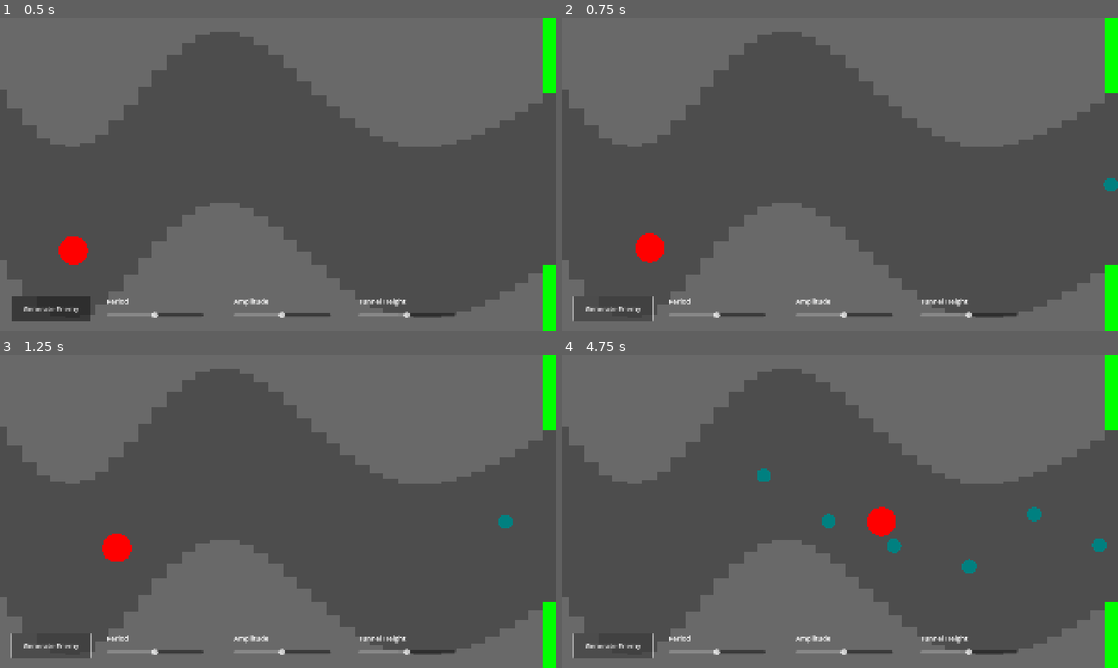
Above: before the commit, frames 1-4 (two rows, left to right).
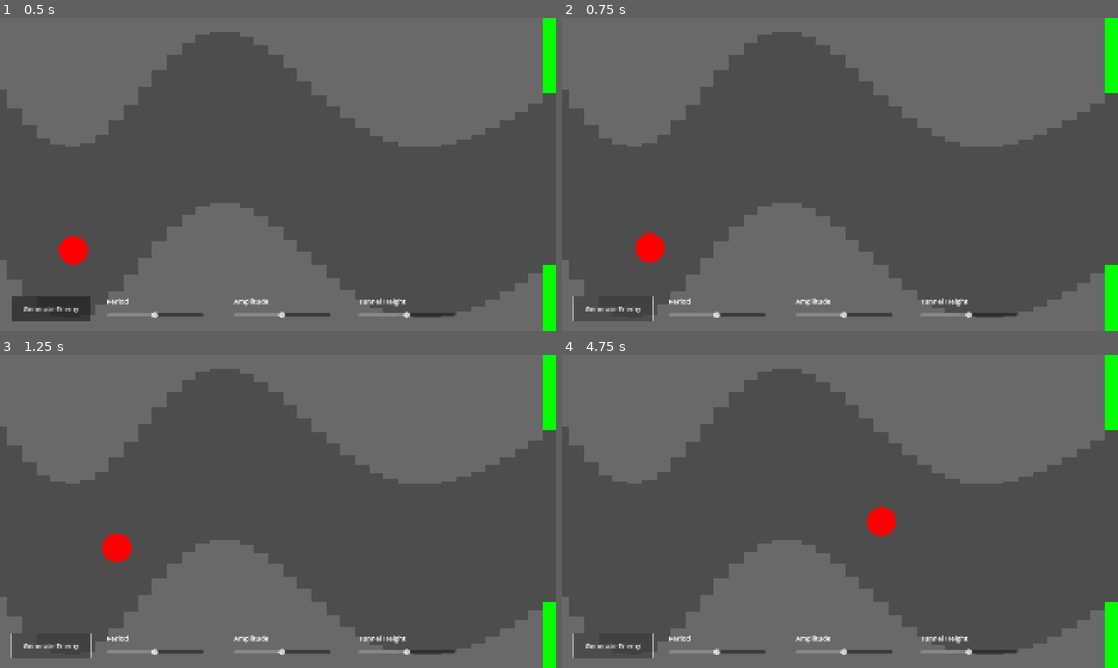
Above: after the commit, the same moments.

Repository: harrisonlee/xarnox-godot
Game: Godot game, scene res://enemy_playground.tscn
The game is run twice, just before and just after one commit, with the same random seed, the same clock (stepped at 60 frames per second) and the same inputs. This scene is started directly instead of the project's main scene.
Inputs:
- Up to frame 1 (0.5 s): no input
- Up to frame 2 (0.75 s): click "Generate Enemy" at 0.5 s
- Up to frame 3 (1.25 s): no input
- Up to frame 4 (4.75 s): click "Generate Enemy" at 1.25 s; click "Generate Enemy" at 2 s; tap Space (toggle_player_autopilot) at 2.85, 3.6, 4.35 s

Frame 1 is identical in both runs. In frame 2, less than 0.1% of the frame differs, in the area x 97-100%, y 51-56%; in frame 3, less than 0.1%; in frame 4, 0.6%, in the area x 35-98%, y 36-70%.
Error after the commit: Invalid assignment of property or key 'target_node' with value of type 'CharacterBody2D (Player)' on a base object of type 'CharacterBody2D (FlyingEnemy)'. (re…

Commit message:
Adds turret enemy.

Diff:
--- a/enemy_playground.gd
+++ b/enemy_playground.gd
@@ -123,6 +123,7 @@
 	))
 
 	var enemy = enemy_scene.instantiate()
+	enemy.target_node = player
 	enemy.install_in(self, _tunnel_openings[idx])
 
 
--- /dev/null
+++ b/turret_enemy.gd
@@ -0,0 +1,82 @@
+extends Enemy
+
+## An enemy that is stationary and fires projectiles at a target node.
+
+#-------------------------------------------------------------------------------
+# Exported Variables
+#-------------------------------------------------------------------------------
+## The firing interval. Enemy will fire at player at this interval in seconds.
+@export var firing_interval: float = 1.0
+## Whether or not to keep firing once target leaves detection area.
+@export var cease_fire_outside_detection_area: bool = true
+## The packed scene for the projectile.
+@export var projectile_scene: PackedScene = preload("res://projectile.tscn")
+## The target node to fire at.
+@export var target_node: Node2D = null
+
+
+#-------------------------------------------------------------------------------
+# Private Variables
+#-------------------------------------------------------------------------------
+var _elapsed_time_since_last_fire: float = 0.0
+var _target_detected: bool = false
+
+
+#-------------------------------------------------------------------------------
+# Lifecycle Methods
+#-------------------------------------------------------------------------------
+func _draw() -> void:
+	const dimension: float = 25.0
+	var points: Array[Vector2] = [
+		Vector2(-dimension, -dimension),
+		Vector2(dimension, 0.0),
+		Vector2(-dimension, dimension)
+	]
+
+	draw_polygon(points, [Color.WHITE_SMOKE])
+
+
+func _ready() -> void:
+	_elapsed_time_since_last_fire = firing_interval
+
+
+func _physics_process(delta: float) -> void:
+	_elapsed_time_since_last_fire += delta
+	_fire_if_possible()
+
+
+func install_in(parent_node: Node, rect: Rect2) -> void:
+	super.install_in(parent_node, rect)
+	var install_angle: float = (
+		90.0 if _resolved_install_location_y == InstallLocationY.TOP
+		else 270.0
+	)
+
+	rotation = deg_to_rad(install_angle)
+
+
+#-------------------------------------------------------------------------------
+# Signal Callbacks
+#-------------------------------------------------------------------------------
+func _on_detection_area_2d_body_entered(body: Node2D) -> void:
+	if body == target_node:
+		_target_detected = true
+
+
+func _on_detection_area_2d_body_exited(body: Node2D) -> void:
+	if cease_fire_outside_detection_area and body == target_node:
+		_target_detected = false
+
+
+#-------------------------------------------------------------------------------
+# Private Methods
+#-------------------------------------------------------------------------------
+func _fire_if_possible() -> void:
+	if _elapsed_time_since_last_fire >= firing_interval and _target_detected:
+		_elapsed_time_since_last_fire = 0.0
+		var projectile: Projectile = projectile_scene.instantiate()
+		projectile.fire(
+			global_position,
+			(target_node.global_position - global_position).normalized()
+		)
+		get_tree().root.add_child(projectile)
--- /dev/null
+++ b/turret_enemy.tscn
@@ -0,0 +1,30 @@
+[gd_scene load_steps=4 format=3 uid="uid://d4mkl1yk2gbo7"]
+
+[ext_resource type="Script" uid="uid://dsqhwpoyc0hd2" path="res://turret_enemy.gd" id="1_5nwje"]
+
+[sub_resource type="CircleShape2D" id="CircleShape2D_5nwje"]
+radius = 20.0
+
+[sub_resource type="CircleShape2D" id="CircleShape2D_l1ivg"]
+radius = 500.0
+
+[node name="TurretEnemy" type="CharacterBody2D"]
+script = ExtResource("1_5nwje")
+install_location_y = 3
+install_padding_y = 25.0
+metadata/_custom_type_script = "uid://o3tc7hg2eie4"
+metadata/_edit_group_ = true
+
+[node name="CollisionShape2D" type="CollisionShape2D" parent="."]
+shape = SubResource("CircleShape2D_5nwje")
+
+[node name="Timer" type="Timer" parent="."]
+one_shot = true
+
+[node name="DetectionArea2D" type="Area2D" parent="."]
+
+[node name="CollisionShape2D" type="CollisionShape2D" parent="DetectionArea2D"]
+shape = SubResource("CircleShape2D_l1ivg")
+
+[connection signal="body_entered" from="DetectionArea2D" to="." method="_on_detection_area_2d_body_entered"]
+[connection signal="body_exited" from="DetectionArea2D" to="." method="_on_detection_area_2d_body_exited"]
Not shown, added: turret_enemy.gd.uid
